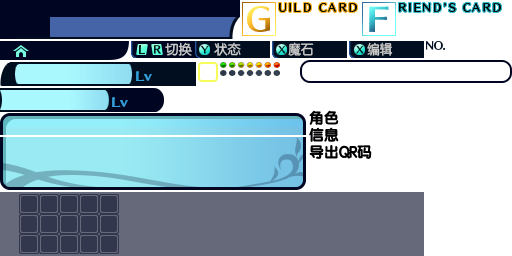
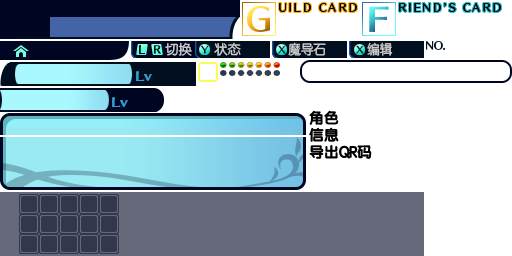
The second 512 × 256 image is a revision of the first. Changes to its layers:
renamed "魔石" to "魔导石", painted on it over 301, 43, 326, 56
